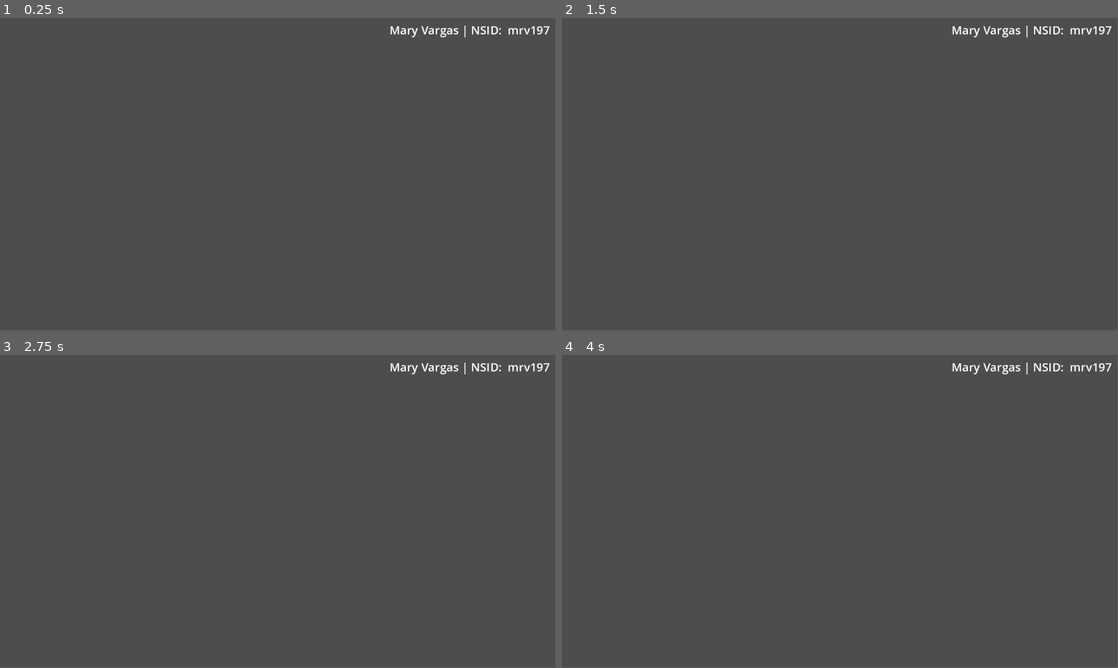
Above: before the commit, frames 1-4 (two rows, left to right).
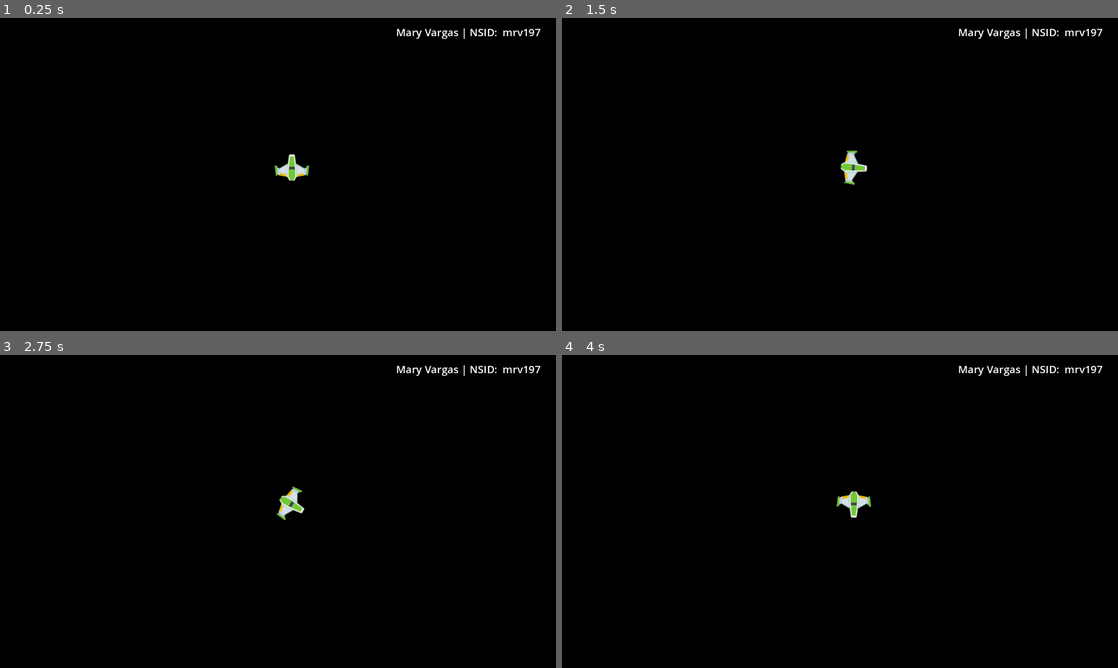
Above: after the commit, the same moments.

Repository: maryandrearv/CMPT306-Assignment2
Game: Godot game, scene res://RootScene.tscn
Same seed, same stepped clock (60 frames per second), same inputs: the game is played once before the commit and once after it.
Inputs:
- Up to frame 1 (0.25 s): no input
- Up to frame 2 (1.5 s): tap Enter at 0.5 s; hold Right (ui_right) 0.53-1.28 s; hold Left (ui_left) from 1.28 s (still down)
- Up to frame 3 (2.75 s): release Left (ui_left) at 2.03 s; hold Right (ui_right) from 2.03 s (still down)
- Up to frame 4 (4 s): release Right (ui_right) at 3.53 s; hold Left (ui_left) from 3.53 s (still down)
In our replay, the window is 799x449 before the commit and 800x450 after it. These sizes can differ from the game's own. Grey fills any space a smaller window leaves; there, only what the larger window draws over its background counts as a difference.

The runs differ from the first frame. In frame 1, 100% of the frame differs, in the area x 0-100%, y 0-100%; in frame 2, 100%; in frame 3, 100%; in frame 4, 100%.

Commit message:
Step 3, Added ship rotation using arrow keys.

Diff:
--- a/RootScene.tscn
+++ b/RootScene.tscn
@@ -1,14 +1,19 @@
-[gd_scene load_steps=2 format=3 uid="uid://dabxsj2p6iwqu"]
+[gd_scene load_steps=3 format=3 uid="uid://dabxsj2p6iwqu"]
+
+[ext_resource type="PackedScene" uid="uid://81crqbcmkb6p" path="res://player.tscn" id="1_k4lqd"]
 
 [sub_resource type="LabelSettings" id="LabelSettings_vmvvx"]
 font_size = 24
 
 [node name="Node2D" type="Node2D"]
 
-[node name="Label" type="Label" parent="."]
-offset_left = 808.0
-offset_top = 8.0
-offset_right = 1141.0
-offset_bottom = 42.0
+[node name="NSID" type="Label" parent="."]
+offset_left = 912.0
+offset_top = 16.0
+offset_right = 1245.0
+offset_bottom = 50.0
 text = "Mary Vargas | NSID:  mrv197"
 label_settings = SubResource("LabelSettings_vmvvx")
+
+[node name="Player" parent="." instance=ExtResource("1_k4lqd")]
+position = Vector2(672, 344)
--- /dev/null
+++ b/player.gd
@@ -0,0 +1,9 @@
+extends CharacterBody2D
+
+var rotation_speed = 3.0
+
+func _process(delta):
+	if Input.is_action_pressed("ui_right"):
+		rotation += rotation_speed * delta
+	elif Input.is_action_pressed("ui_left"):
+		rotation -= rotation_speed * delta
--- /dev/null
+++ b/player.tscn
@@ -0,0 +1,17 @@
+[gd_scene load_steps=4 format=3 uid="uid://81crqbcmkb6p"]
+
+[ext_resource type="Texture2D" uid="uid://bs1rlwfkxsa8f" path="res://assets/textures/playerShip1_green.png" id="1_0sm6p"]
+[ext_resource type="Script" path="res://player.gd" id="1_x5gqu"]
+
+[sub_resource type="CircleShape2D" id="CircleShape2D_k770m"]
+radius = 32.0
+
+[node name="Player" type="CharacterBody2D"]
+script = ExtResource("1_x5gqu")
+
+[node name="Sprite2D" type="Sprite2D" parent="."]
+scale = Vector2(0.8, 0.8)
+texture = ExtResource("1_0sm6p")
+
+[node name="CollisionShape2D" type="CollisionShape2D" parent="."]
+shape = SubResource("CircleShape2D_k770m")
--- a/project.godot
+++ b/project.godot
@@ -15,7 +15,13 @@
 config/features=PackedStringArray("4.3", "GL Compatibility")
 config/icon="res://icon.svg"
 
+[display]
+
+window/size/viewport_width=1280
+window/size/viewport_height=720
+
 [rendering]
 
 renderer/rendering_method="gl_compatibility"
 renderer/rendering_method.mobile="gl_compatibility"
+environment/defaults/default_clear_color=Color(0, 0, 0, 1)
Binary file added: assets/kenney_space-shooter-redux/Backgrounds/black.png
Not shown, added: assets/kenney_space-shooter-redux/Backgrounds/black.png.import
Binary file added: assets/kenney_space-shooter-redux/Backgrounds/blue.png
Not shown, added: assets/kenney_space-shooter-redux/Backgrounds/blue.png.import
Binary file added: assets/kenney_space-shooter-redux/Backgrounds/darkPurple.png
Not shown, added: assets/kenney_space-shooter-redux/Backgrounds/darkPurple.png.import
Binary file added: assets/kenney_space-shooter-redux/Backgrounds/purple.png
Not shown, added: assets/kenney_space-shooter-redux/Backgrounds/purple.png.import
Binary file added: assets/kenney_space-shooter-redux/Bonus/kenvector_future.ttf
Not shown, added: assets/kenney_space-shooter-redux/Bonus/kenvector_future.ttf.import
Binary file added: assets/kenney_space-shooter-redux/Bonus/kenvector_future_thin.ttf
Not shown, added: assets/kenney_space-shooter-redux/Bonus/kenvector_future_thin.ttf.import
(and 617 more such lines)
